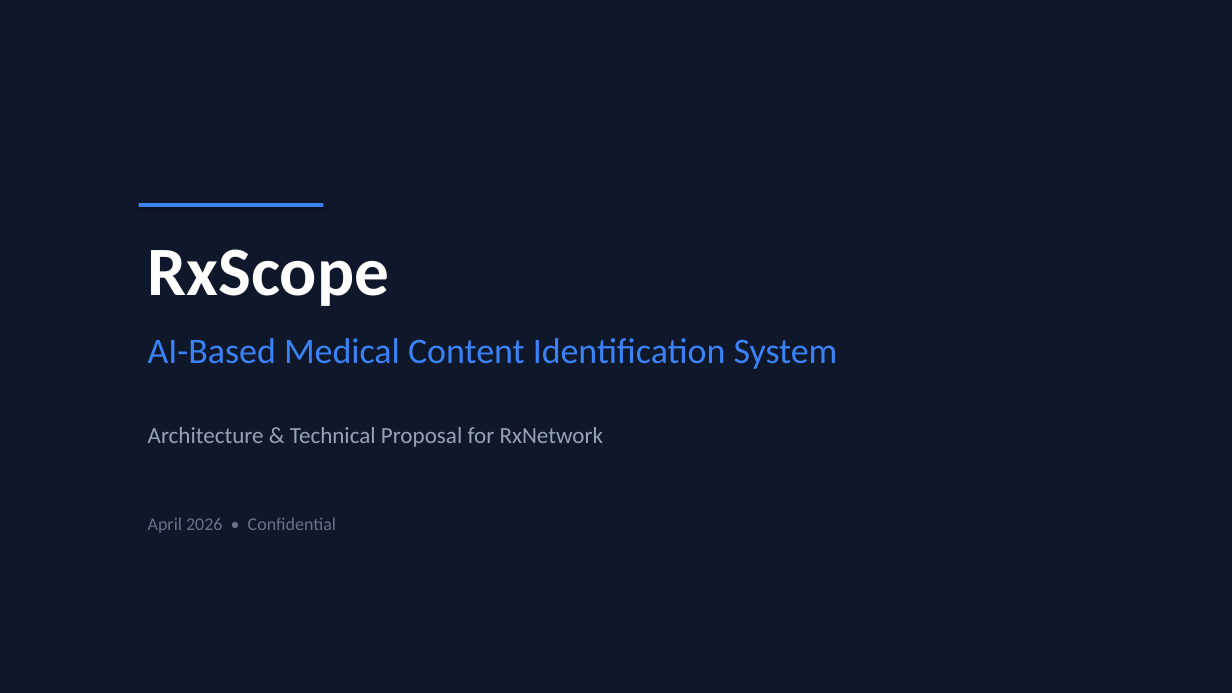
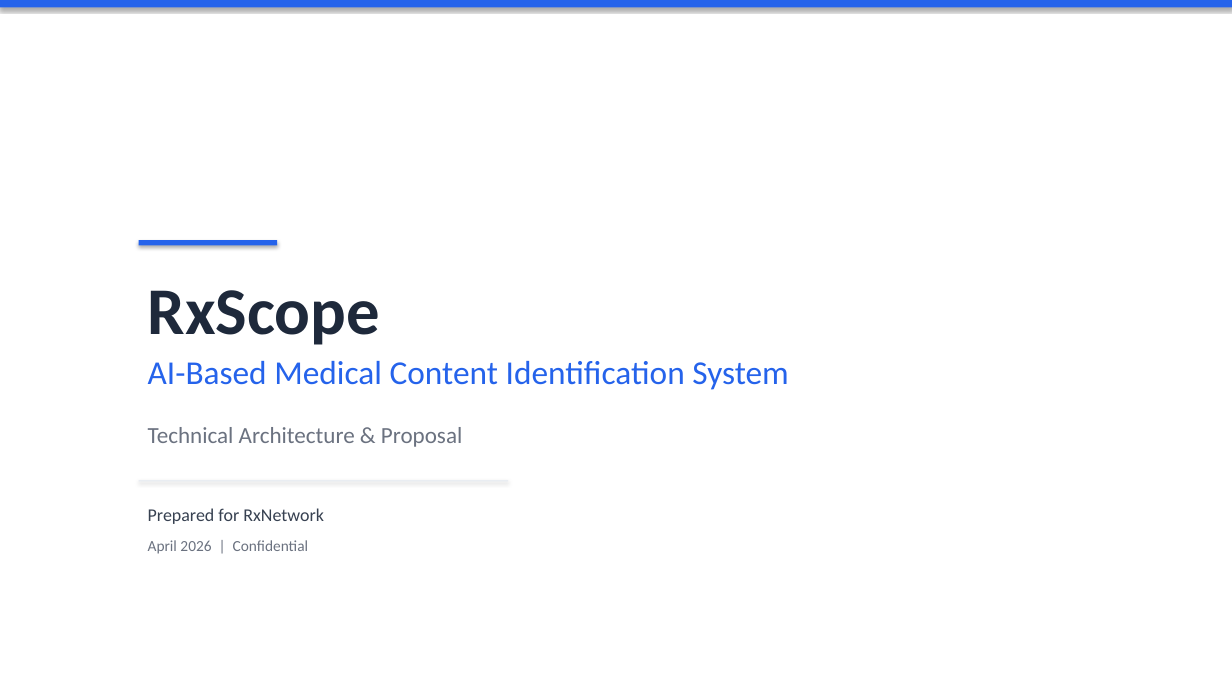
Before and after one commit to akashmahlaz/RxScope, a slide deck: slide 1 of RxScope_Client_Presentation.pptx. Drawn at 1232x693 pixels with LibreOffice and Linux fonts; fonts in the diff are those of the drawing. Boxes give left, top, right and bottom in pixels: in the first picture for what was removed or moved away, otherwise in the second. Text is boxed around its words. In the diff, an @@ line names an element or a change of style, - is before the commit and + after.

```diff
--- a/RxScope_Client_Presentation.pptx
+++ b/RxScope_Client_Presentation.pptx
@@ background #0F172A to #FFFFFF @@
@@ rectangle added at (0,0,1232,7), fill #2563EB @@
@@ text "RxScope": place and size @@
-text "RxScope" at (148,249,389,306)
+text "RxScope" at (148,290,380,345)
@@ text "RxScope" at (148,290,380,345): size 54 to 52 pt, text colour #FFFFFF to #1E293B @@
@@ rectangle: place and size @@
-rectangle at (139,203,323,207)
+rectangle at (139,240,277,246)
@@ rectangle at (139,240,277,246): fill #3B82F6 to #2563EB @@
@@ text "AI-Based Medical Content Identification System": place and size @@
-text "AI-Based Medical Content Identification System" at (148,338,838,369)
+text "AI-Based Medical Content Identification System" at (148,361,788,390)
@@ text "AI-Based Medical Content Identification System" at (148,361,788,390): size 28 to 26 pt, text colour #3B82F6 to #2563EB @@
@@ text at (148,427,462,447): text changed; text colour #94A3B8 to #6B7280 @@
-Architecture & Technical Proposal for RxNetwork
+Technical Architecture & Proposal
@@ rectangle added at (139,481,508,482), fill #E2E8F0 @@
@@ text added at (148,508,324,524), 14 pt, text #374151 @@
+Prepared for RxNetwork
@@ text at (148,540,309,554): text changed; size 14 to 12 pt; text colour #64748B to #6B7280 @@
-April 2026 • Confidential
+April 2026 | Confidential
```
Also in this commit, not shown: 11 other slides changed, 4 slides added, 2 slides removed, 2 other files.
